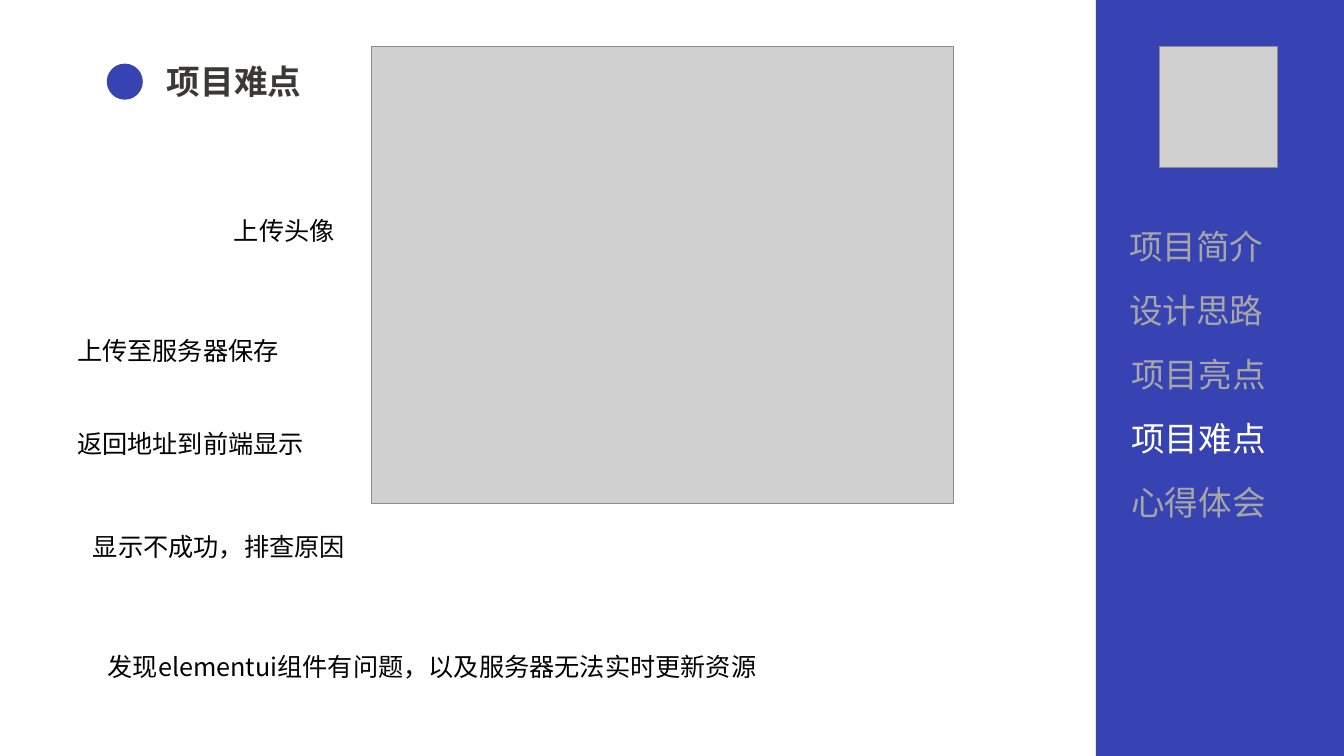
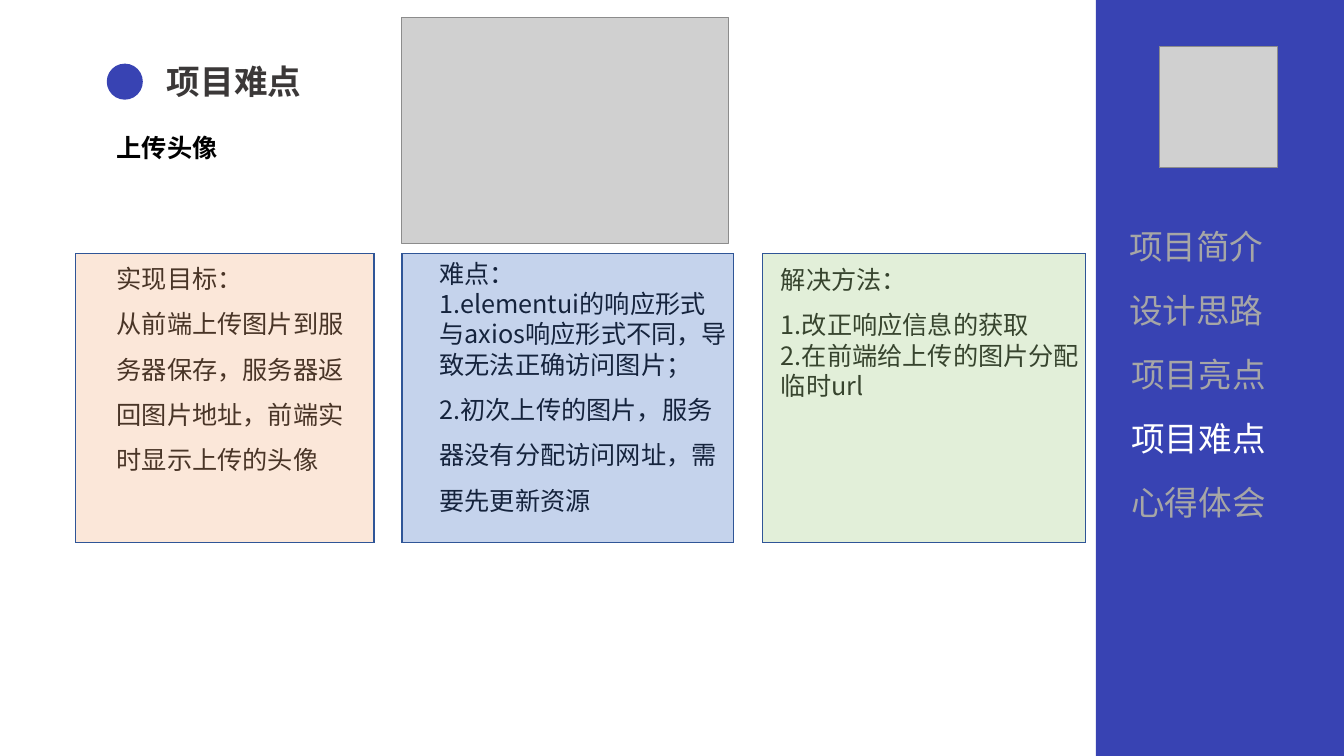
Before and after one commit to sangby/project, a slide deck: slide 14 of document/document/ppt/QG答辩汇报.pptx (slide 11 before the commit). Drawn at 1344x756 pixels with LibreOffice and Linux fonts; fonts in the diff are those of the drawing; grey boxes stand for pictures. Boxes give left, top, right and bottom in pixels: in the first picture for what was removed or moved away, otherwise in the second. Text is boxed around its words. In the diff, an @@ line names an element or a change of style, - is before the commit and + after.

```diff
--- a/document/document/ppt/QG答辩汇报.pptx
+++ b/document/document/ppt/QG答辩汇报.pptx
@@ picture resized from (x1=372, y1=46, x2=954, y2=503) to (x1=402, y1=17, x2=729, y2=243) @@
@@ text "上传头像" moved from (x1=234, y1=219, x2=335, y2=242) to (x1=117, y1=135, x2=218, y2=160) @@
@@ text "上传头像" at (x1=117, y1=135, x2=218, y2=160): bold on @@
@@ rectangle added at (x1=76, y1=253, x2=374, y2=542), fill #F4B183 at 30% opacity, outline #2F5597 1 pt @@
@@ rectangle added at (x1=402, y1=253, x2=734, y2=542), fill #4472C4 at 31% opacity, outline #2F5597 1 pt @@
@@ text added at (x1=440, y1=262, x2=728, y2=512), 18 pt, text #000000 @@
+难点：
+1.elementui的响应形式与axios响应形式不同，导致无法正确访问图片；
+2.初次上传的图片，服务器没有分配访问网址，需要先更新资源
@@ rectangle added at (x1=763, y1=253, x2=1086, y2=542), fill #A9D18E at 33% opacity, outline #2F5597 1 pt @@
@@ text added at (x1=781, y1=268, x2=1079, y2=397), 18 pt, text #000000 @@
+解决方法：
+1.改正响应信息的获取
+2.在前端给上传的图片分配临时url
@@ text removed at (x1=77, y1=339, x2=279, y2=362) @@
-上传至服务器保存
@@ text added at (x1=117, y1=358, x2=344, y2=471), 18 pt, text #000000 @@
+实现目标：
+从前端上传图片到服务器保存，服务器返回图片地址，前端实时显示上传的头像
@@ text removed at (x1=77, y1=431, x2=304, y2=455) @@
-返回地址到前端显示
@@ text removed at (x1=93, y1=534, x2=345, y2=559) @@
-显示不成功，排查原因
@@ text removed at (x1=108, y1=654, x2=757, y2=679) @@
-发现elementui组件有问题，以及服务器无法实时更新资源
```
Also in this commit, not shown: 6 other slides changed, 3 slides added, 1 other file.
